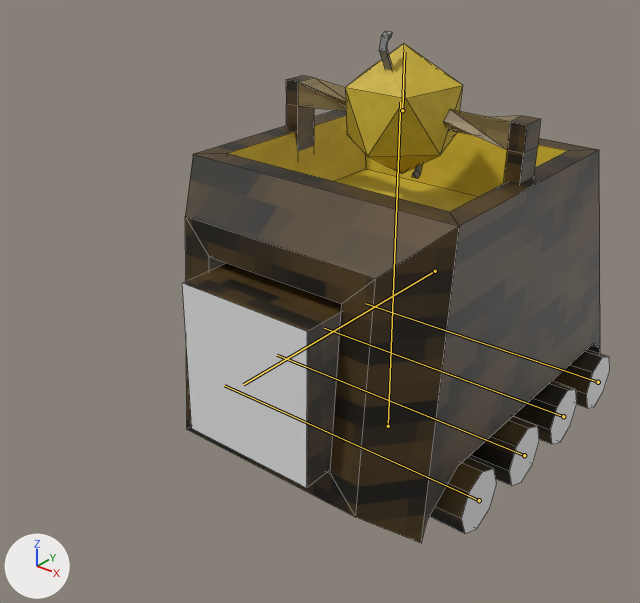
Renders of the Blender file npcs/woodbot/src/Woodbot1.blend from each side of a commit.
Camera for both pictures: a 50 mm lens placed at (1.27, -1.93, 1.54), pointed at (-0.04, -0.28, 0.52). Every picture has the same lights, and +X, +Y and +Z are marked at lower left. The picture after the commit comes second. The bones that bend it are drawn over the model as lines. Mesh edges are drawn as thin lines.

Names of what the first picture shows: 'WoodbotBody'.
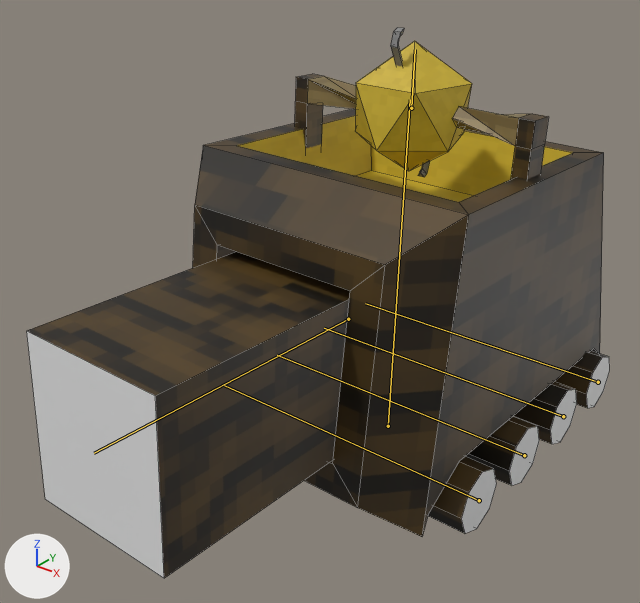
The newer file adds an action. The first version stands in its rest pose; the second is drawn at frame 3 of the action 'Attack'.

Where the change shows, as pixel boxes [x1, y1, x2, y2] in the pictures (640 x 603 px):
'WoodbotBody', posed (36% wider, 8% taller)
    before: [182, 31, 610, 543]
    after: [27, 27, 610, 578]
bone 'Chassis', root to tip
    before: (388, 426) to (400, 102)
    after: (388, 426) to (410, 99)
bone 'Rammer', root to tip
    before: (435, 271) to (243, 384)
    after: (348, 319) to (94, 453)

The edits, one by one:
Bone 'Chassis' (bone_chassis) turns from (0, 0, 0) to (-2, 0, 0) degrees about its own x, y and z.
Bone 'Rammer' (bone_rammer) moves from (0.0, 0.0, 0.0) to (0.0, 0.455, 0.0).
